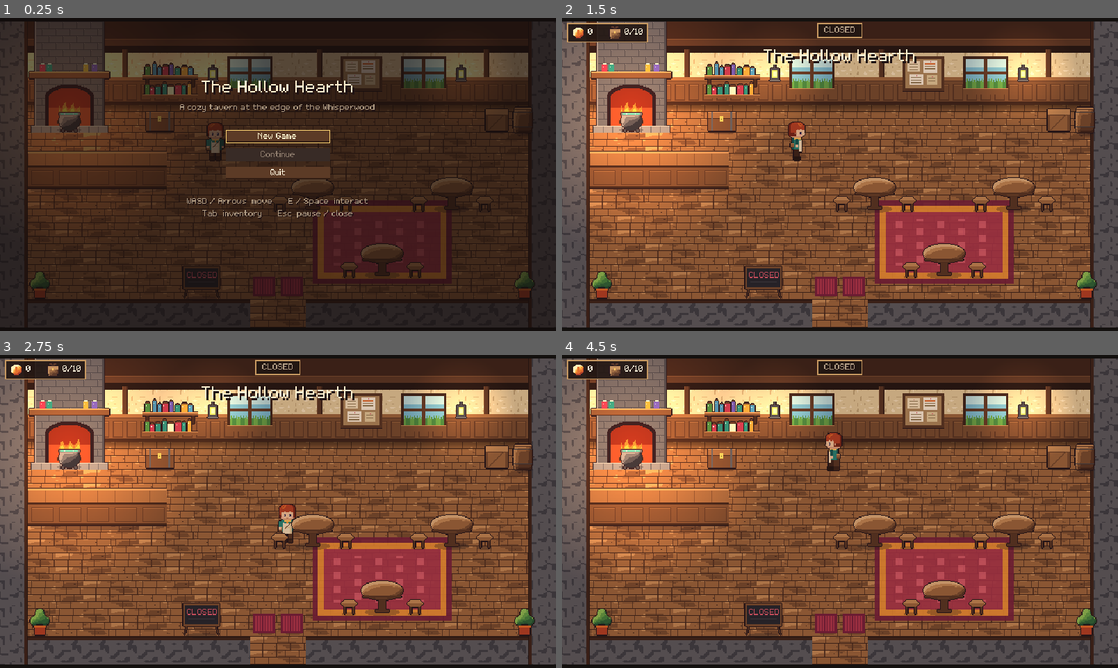
Above: before the commit, frames 1-4 (two rows, left to right).
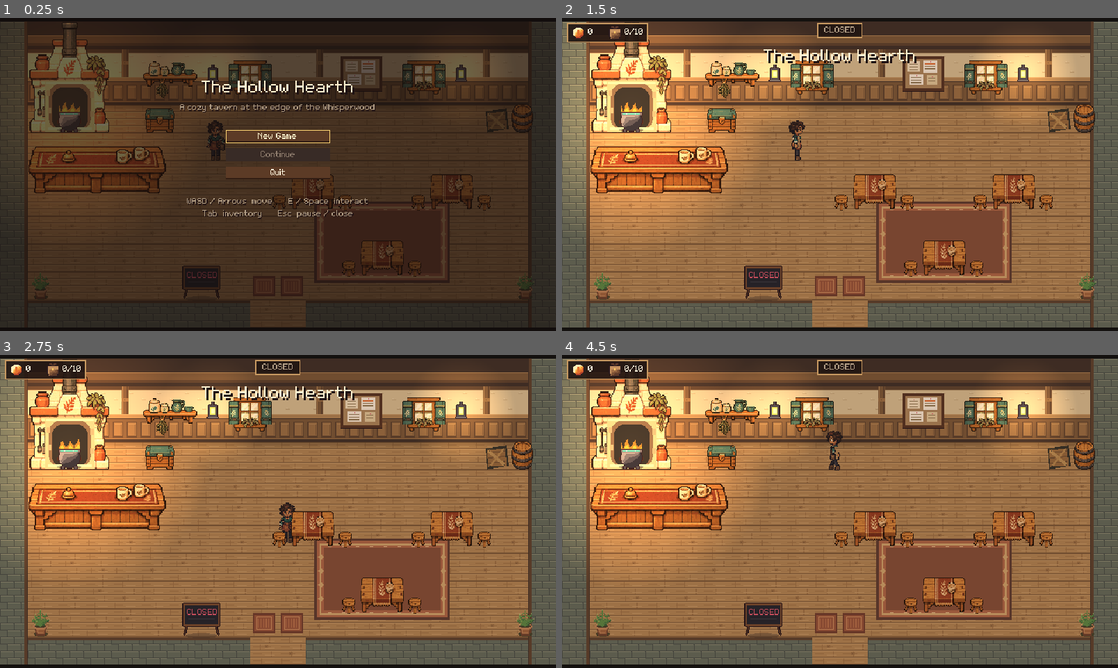
Above: after the commit, the same moments.

Repository: Fatavacado/The-Hollow-Hearth
Game: Godot game, scene res://scenes/main/main.tscn
Two runs of this game, one before a commit and one after it. Both use one fixed random seed, a clock stepped at 60 frames per second and the inputs below. Sound files missing from this copy of the repository are replaced by a short silence.
Inputs (mouse positions are in pixels of both pictures, inside the frame that each line leads up to):
- Up to frame 1 (0.25 s): no input
- Up to frame 2 (1.5 s): click "New Game" at 0.5 s; move the mouse to (962, 158) at 1.27 s; hold D (move_right) from 1.28 s (still down); hold E (interact) from 1.28 s (still down); click (962, 158) at 1.42 s
- Up to frame 3 (2.75 s): tap Space at 1.52, 2.27 s; move the mouse to (166, 527) at 2.02 s; release D (move_right) at 2.03 s; release E (interact) at 2.03 s; hold S (move_down) from 2.03 s (still down); tap E (interact) at 2.1 s
- Up to frame 4 (4.5 s): move the mouse to (895, 442) at 2.77 s; release S (move_down) at 2.78 s; hold D (move_right) 2.78-3.53 s; hold E (interact) 2.78-3.53 s; move the mouse to (812, 574) at 3.52 s; hold W (move_up) 3.53-4.28 s; tap E (interact) at 3.6 s; click (812, 574) at 3.67 s; tap Space at 3.77 s; move the mouse to (1006, 558) at 4.27 s; hold A (move_left) from 4.28 s (still down); hold E (interact) from 4.28 s (still down)

The runs differ from the first frame. In frame 1, 14% of the frame differs, in the area x 0-100%, y 1-99%; in frame 2, 68%; in frame 3, 68%; in frame 4, 68%.

Commit message:
art: add independent Copperfern v2 visual benchmark

Diff:
--- /dev/null
+++ b/assets/art/source/codex_v2/provenance.json
@@ -0,0 +1,170 @@
+{
+  "candidate": "feat/art-codex-v2",
+  "gameplay_baseline": "a8085de9a969daed1f44f0e3bc6ed88a0c6615a1",
+  "reference_commit": "c1600fb04df167ff0a250a20a7ac3abb4894d9e6",
+  "engine": "4.7.2.stable.official.ed1daf0bf",
+  "viewport": [
+    640,
+    360
+  ],
+  "terrain_cell": [
+    32,
+    32
+  ],
+  "character_cell": [
+    48,
+    64
+  ],
+  "character_foot": [
+    24,
+    60
+  ],
+  "ownership_note": "Original candidate studies and native code; no Claude candidate or third-party asset pack used. Generation service/input terms apply; no exclusive-rights or legal-clearance claim.",
+  "sources": [
+    {
+      "path": "assets/art/source/codex_v2/player_directions.png",
+      "sha256": "5010e1fd27f0263d2a5733ffe632ac1425b698d261d32e60c25f9b4eaefa1ad0",
+      "method": "Available image-generation tool; original Copperfern study retained, converted/registered/palette-cleaned by the adjacent native scripts."
+    },
+    {
+      "path": "assets/art/source/codex_v2/tavern_props_source.png",
+      "sha256": "7a2452eef4de39a6828bec9912ec2967e2fd206f453694418347a3f8e5214929",
+      "method": "Available image-generation tool; original Copperfern study retained, converted/registered/palette-cleaned by the adjacent native scripts."
+    },
+    {
+      "path": "assets/art/source/codex_v2/woodland_props_source.png",
+      "sha256": "cd89ca8edd8cb98e929d4d4bbd9c740b9a5ba1fd3dd68ebaa748c77d67761b9f",
+      "method": "Available image-generation tool; original Copperfern study retained, converted/registered/palette-cleaned by the adjacent native scripts."
+    }
+  ],
+  "modified_runtime_assets": [
+    {
+      "path": "assets/art/characters/player.png",
+      "sha256": "eb9480a0f77f7e91c8fca7ced1f8fff96ca1bd35a92fb43b80417d9824bcdc99"
+    },
+    {
+      "path": "assets/art/nodes/fernleaf_empty.png",
+      "sha256": "69736b847ece70349095e90387d520fdef2921765226ffb0ffe7143c05ec69e7"
+    },
+    {
+      "path": "assets/art/nodes/fernleaf_full.png",
+      "sha256": "61a0397d100954bfdb860b99fcc4f1e01421245f63bfb18ca4d4c81f018531f1"
+    },
+    {
+      "path": "assets/art/nodes/glowcap_empty.png",
+      "sha256": "91d1e0055e6592908fc816f54e65808ba79a721172e9277d219cadb8a9f24949"
+    },
+    {
+      "path": "assets/art/nodes/glowcap_full.png",
+      "sha256": "790e97998e3309f0b2a0a76241069ee4fcee1e05ff9b52ec5dfd236e0f198e81"
+    },
+    {
+      "path": "assets/art/nodes/honeycomb_empty.png",
+      "sha256": "7c5994fd48f5610c683051bcb0a6ebd62b48fa2f1595891d53af665e8055097c"
+    },
+    {
+      "path": "assets/art/nodes/honeycomb_full.png",
+      "sha256": "773c32072661616d7df2feed7201564c691d57c0c75103b8b890e6c6a752e632"
+    },
+    {
+      "path": "assets/art/nodes/moonberry_empty.png",
+      "sha256": "88b6bc9d6aa5851524f5392cf89ad88e4df8c445aee072fba68693a6101a6b64"
+    },
+    {
+      "path": "assets/art/nodes/moonberry_full.png",
+      "sha256": "193c6c9ca1dd3e29a98c85d48f4717865ec82cbea7f5c206d22ad001a92c2733"
+    },
+    {
+      "path": "assets/art/nodes/sweetroot_empty.png",
+      "sha256": "0ae23e909617b1e52a1651d7b435ccb767b26ea1cf041a8e24dd68592706ff5e"
+    },
+    {
+      "path": "assets/art/nodes/sweetroot_full.png",
+      "sha256": "37263d04bd00ee26e9af7eaf3bf1bc6c0981c11b85250c002bc2e647e1f07f3e"
+    },
+    {
+      "path": "assets/art/props/barrel.png",
+      "sha256": "024305fe62d6074aaaee504358f52cdef82aff54814dff212abd3b14f5be7ead"
+    },
+    {
+      "path": "assets/art/props/bush.png",
+      "sha256": "c0efb94c594ef6f2d01dd7fb3cabbb9b7989074441bf15cefeb1028cf558ff47"
+    },
+    {
+      "path": "assets/art/props/counter.png",
+      "sha256": "e2f6c467de3dd92d5ca8560e9c7bc514c41108ffa1420fc7c8a4212dd193f728"
+    },
+    {
+      "path": "assets/art/props/crate.png",
+      "sha256": "e721bba62aa44bb6a8221810060c82651e01d4246ed4b8ab83cf04379d597a82"
+    },
+    {
+      "path": "assets/art/props/hearth.png",
+      "sha256": "c4d8c8b026aad38c6b3d66b750becfc7c111fb0ef9bde8d39c76f48ab53858d5"
+    },
+    {
+      "path": "assets/art/props/oak_tree_a.png",
+      "sha256": "34e4fd5b30674c6fa1c3d5083425287f0b20e3838b4c3b250df225a61ee00d9c"
+    },
+    {
+      "path": "assets/art/props/oak_tree_b.png",
+      "sha256": "2895bb3999d3ab98cc8877fc157edddd86a4119c8b0e1c9cc9649bed6b165d76"
+    },
+    {
+      "path": "assets/art/props/pantry_chest.png",
+      "sha256": "0c284cf94e493cc300811d874eb87e1c806518d3daf6676fd6507c8286ef6a2c"
+    },
+    {
+      "path": "assets/art/props/pine_tree.png",
+      "sha256": "fce3ad5adb1adbb2b990236e08eaf3950c89add983221a0cb32732c583d11ac0"
+    },
+    {
+      "path": "assets/art/props/plant.png",
+      "sha256": "fe0b572d2cdbacbadbf28b1e4793c7c2da915d7d779a3a9641d45476c34997f3"
+    },
+    {
+      "path": "assets/art/props/rock.png",
+      "sha256": "a4fa1c595a6f4ca9b8d272083da1036a2799f0ef86a92f585562d7dfdfc5d2af"
+    },
+    {
+      "path": "assets/art/props/rug.png",
+      "sha256": "130d4e09de101ac99bdcca220f3c9bd70b116e872a3f3642da76de56b83a328f"
+    },
+    {
+      "path": "assets/art/props/shelf.png",
+      "sha256": "e09d52a92d0d60a0fa613969dae4bde64531a04341982160fc5125edc3fb28e5"
+    },
+    {
+      "path": "assets/art/props/stool.png",
+      "sha256": "313136b539df971b6ea787e58eb4979a846e67de8f9443c8d14385f8a759c494"
+    },
+    {
+      "path": "assets/art/props/stump.png",
+      "sha256": "62e7482925f528e57f096627e0f0cdc4c5f49cee4510f3c1368f0b14c36ae064"
+    },
+    {
+      "path": "assets/art/props/table.png",
+      "sha256": "fe834ac5288bb92fa30c4ae5b99ea7442efcdf95437f66ad0fa07bfe3d0de50a"
+    },
+    {
+      "path": "assets/art/props/tavern_exterior.png",
+      "sha256": "8d39fa41d0b619d4d91d1a71b4324662bfed0a9d40b5f7cb6c4f5d8f7756377d"
+    },
+    {
+      "path": "assets/art/props/window.png",
+      "sha256": "4afb56a2d7d0e16f3b56acb92dea1b77a9795982d76187bef5eb5f1d72ef1549"
+    },
+    {
+      "path": "assets/art/tiles/forest_decor.png",
+      "sha256": "772194bf7b5b189419d2857fde5491f3787bac3ffa17ee2996ce0a9c09fdfa2d"
+    },
+    {
+      "path": "assets/art/tiles/forest_terrain.png",
+      "sha256": "e22fbe5073988cc022c97ac52aca2adf9096b8bac5310bee499e66a425532b04"
+    },
+    {
+      "path": "assets/art/tiles/tavern_tiles.png",
+      "sha256": "c440755fb38e0b95884bf8ea79e4ccf9cdfc58fdc1db01c9eb11abe78d168476"
+    }
+  ]
+}
--- a/scenes/player/player.gd
+++ b/scenes/player/player.gd
@@ -1,6 +1,6 @@
 class_name Player
 extends CharacterBody2D
-## Four-direction top-down player. Sprite sheet layout (tools/art/gen_characters.py):
+## Four-direction top-down player. Codex v2 visual sheet (tools/art/codex_v2_player.py):
 ## rows down/left/right/up, columns idle + 4 walk frames.
 
 const SHEET_COLUMNS := 5
@@ -17,6 +17,8 @@
 ## The interactable the player would use right now, or null.
 var target: Interactable
 var _walk_time := 0.0
+## Visual-only breathing phase; does not affect movement, collision or interactions.
+var _idle_time := 0.0
 
 @onready var sprite: Sprite2D = $Sprite
 @onready var camera: Camera2D = $Camera
@@ -84,8 +86,12 @@
 func _update_frame(delta: float, moving: bool) -> void:
 	var column := 0
 	if moving:
+		_idle_time = 0.0
 		_walk_time += delta * walk_fps
 		column = 1 + int(_walk_time) % 4
 	else:
 		_walk_time = 0.0
+		_idle_time += delta
+		# Passing pose has a neutral foot stance and one-pixel upper-body breath.
+		column = 2 if int(_idle_time / 0.7) % 2 == 1 else 0
 	sprite.frame = ROW_BY_FACING[facing] * SHEET_COLUMNS + column
--- /dev/null
+++ b/tests/integration/test_codex_v2_player_art.gd
@@ -0,0 +1,45 @@
+extends TestCase
+## Visual animation contract: rows, breathing idle and movement reset without changing physics.
+
+const PLAYER_SCENE := preload("res://scenes/player/player.tscn")
+var player: Player
+
+
+func before_each() -> void:
+	player = PLAYER_SCENE.instantiate()
+	add_child(player)
+	player.set_physics_process(false)
+
+
+func after_each() -> void:
+	player.queue_free()
+	await wait_frames(1)
+
+
+func test_four_direction_idle_breaths_without_changing_world_position() -> void:
+	var directions := [Vector2.DOWN, Vector2.LEFT, Vector2.RIGHT, Vector2.UP]
+	for row in range(4):
+		player.facing = directions[row]
+		player._idle_time = 0.0
+		var before := player.position
+		player._update_frame(0.1, false)
+		assert_eq(player.sprite.frame, row * 5)
+		player._update_frame(0.65, false)
+		assert_eq(player.sprite.frame, row * 5 + 2)
+		assert_eq(player.position, before, "breathing is a texture change, never body movement")
+		player._update_frame(0.7, false)
+		assert_eq(player.sprite.frame, row * 5)
+
+
+func test_walking_uses_contact_and_passing_frames_then_stops_neutral() -> void:
+	for direction in [Vector2.DOWN, Vector2.LEFT, Vector2.RIGHT, Vector2.UP]:
+		player.facing = direction
+		player._walk_time = 0.0
+		var seen: Array[int] = []
+		for i in range(4):
+			player._update_frame(1.0 / player.walk_fps, true)
+			seen.append(player.sprite.frame % 5)
+		assert_true(seen.has(1) and seen.has(2) and seen.has(3) and seen.has(4))
+		player._update_frame(0.02, false)
+		assert_eq(player.sprite.frame % 5, 0)
+		assert_almost_eq(player.speed, 110.0, 0.01, "art must not change movement speed")
--- /dev/null
+++ b/tests/visual/capture_codex_v2.gd
@@ -0,0 +1,52 @@
+extends "res://tests/visual/capture_benchmark.gd"
+## Extends baseline capture utilities: same real worlds, coordinates, viewport and save isolation.
+## Also usable unchanged on a8085de for a camera/composition matched baseline capture.
+
+func _scenario_codex_v2() -> void:
+	await get_tree().create_timer(4.2).timeout
+	await _shot("01_tavern_interior")
+	await _travel(&"forest", &"tavern_door")
+	await get_tree().create_timer(4.2).timeout
+	await _shot("02_forest_entrance")
+	await _face(_gather_node_at(Vector2i(34,10)))
+	await _shot("03_forest_gathering")
+	main.hud.toggle_inventory()
+	await _frames(3)
+	await _shot("04_inventory_readability")
+	main.hud.toggle_inventory()
+	await _pose(Vector2(30.5 * 32,12.4 * 32),"05_tree_occlusion")
+	await _travel(&"tavern", &"entrance")
+	await get_tree().create_timer(4.2).timeout
+	if _arg("--animations=", "yes") == "yes":
+		await _animations()
+	await _scenario_cooking()
+	await _scenario_service()
+
+func _animations() -> void:
+	var names := ["down","left","right","up"]
+	var actions: Array[StringName] = [&"move_down",&"move_left",&"move_right",&"move_up"]
+	var directions := [Vector2.DOWN,Vector2.LEFT,Vector2.RIGHT,Vector2.UP]
+	var starts := [Vector2(270,180),Vector2(300,160),Vector2(240,160),Vector2(270,250)]
+	for i in range(4):
+		main.player.global_position = starts[i]
+		main.player.facing = directions[i]
+		for frame in range(12):
+			await get_tree().create_timer(0.12).timeout
+			await _actor_frame("idle_"+names[i],frame)
+		main.player.global_position = starts[i]
+		Input.action_press(actions[i])
+		for frame in range(12):
+			await get_tree().create_timer(0.10).timeout
+			await _actor_frame("walk_"+names[i],frame)
+		Input.action_release(actions[i])
+		await _frames(2)
+
+func _actor_frame(label: String, frame: int) -> void:
+	var image := await _grab()
+	var pos := Vector2i(main.player.get_global_transform_with_canvas().origin)
+	var crop := image.get_region(Rect2i(pos+Vector2i(-32,-72),Vector2i(64,80)))
+	var frames := _out.path_join("frames")
+	DirAccess.make_dir_recursive_absolute(frames)
+	crop.save_png(frames.path_join("%s_%02d.png" % [label,frame]))
+	if label == "walk_down":
+		image.save_png(frames.path_join("world_walk_%02d.png" % frame))
--- /dev/null
+++ b/tests/visual/capture_codex_v2.tscn
@@ -0,0 +1,4 @@
+[gd_scene load_steps=2 format=3]
+[ext_resource type="Script" path="res://tests/visual/capture_codex_v2.gd" id="1"]
+[node name="CodexV2Capture" type="Node"]
+script = ExtResource("1")
Binary file changed: assets/art/characters/player.png
Binary file changed: assets/art/nodes/fernleaf_empty.png
Binary file changed: assets/art/nodes/fernleaf_full.png
Binary file changed: assets/art/nodes/glowcap_empty.png
Binary file changed: assets/art/nodes/glowcap_full.png
Binary file changed: assets/art/nodes/honeycomb_empty.png
Binary file changed: assets/art/nodes/honeycomb_full.png
Binary file changed: assets/art/nodes/moonberry_empty.png
Binary file changed: assets/art/nodes/moonberry_full.png
Binary file changed: assets/art/nodes/sweetroot_empty.png
Binary file changed: assets/art/nodes/sweetroot_full.png
Binary file changed: assets/art/props/barrel.png
(and 83 more such lines)
